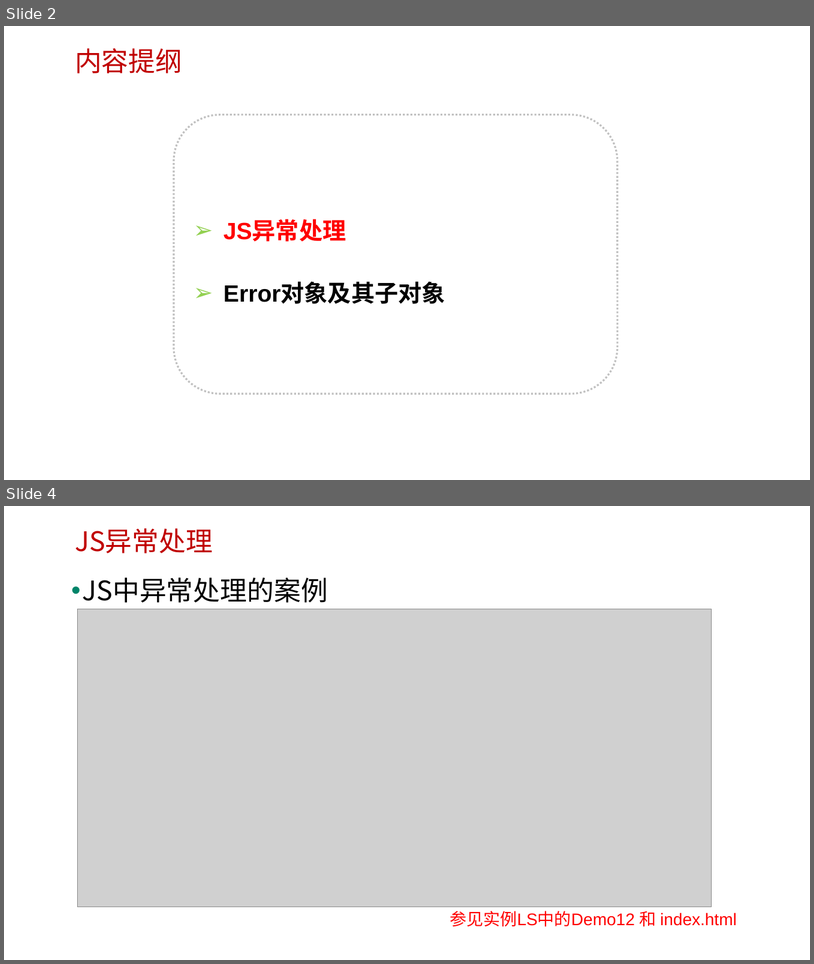
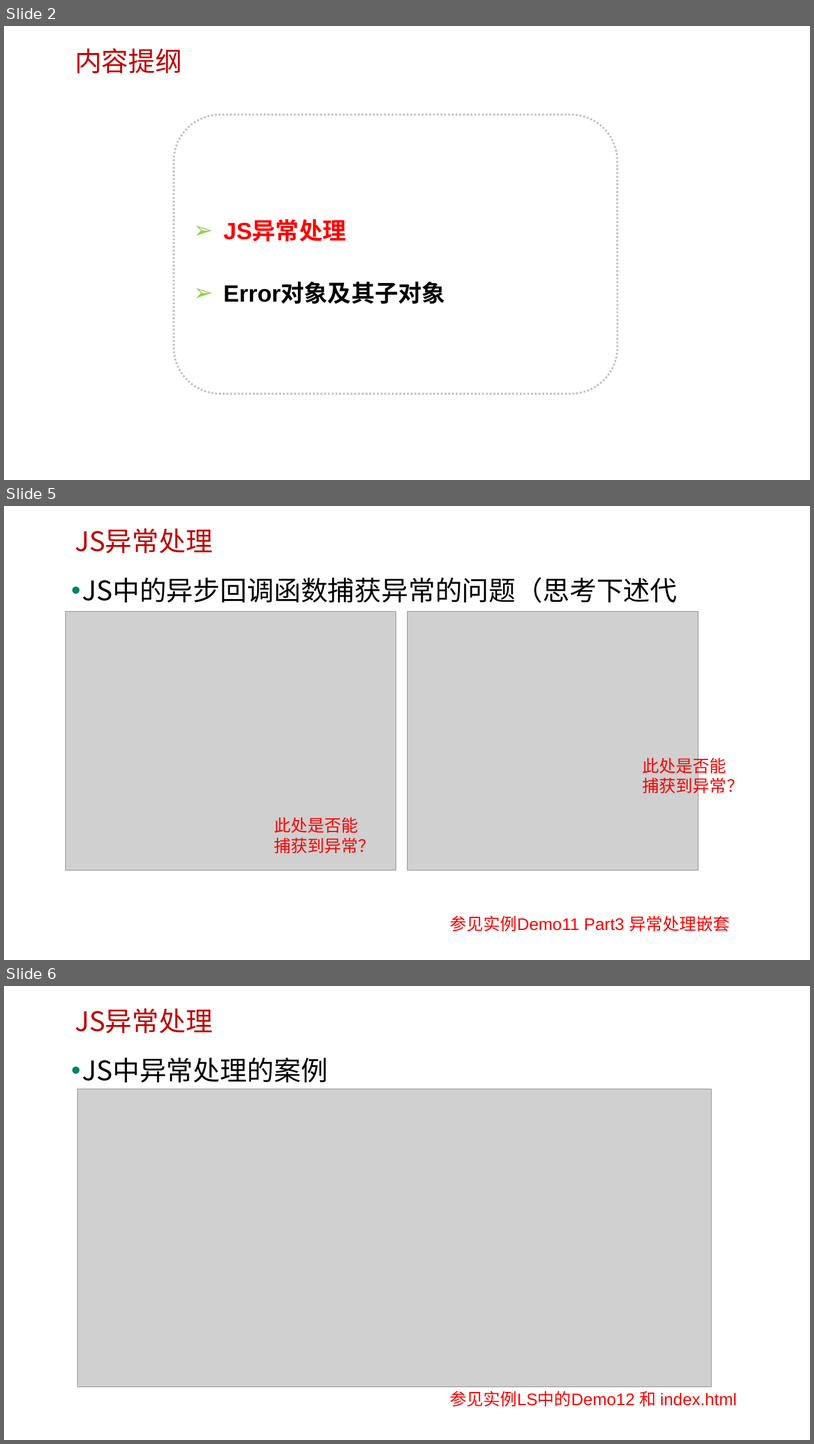
Before and after one commit to edu2act/course-javascript-advanced, a slide deck: 课程PPT/21.JS标准内置对象-构造器（Error）及异常处理.pptx. Shown one above the other, each under a label of ours: slides 2 and 4 before the commit, slides 2, 5 and 6 after it; the slides between them are not shown. The pictures are 814x964 and 814x1444 pixels, drawn with LibreOffice and Linux fonts; fonts in the diff are those of the drawing; grey boxes stand for pictures; background and template pictures are left out. Boxes give left, top, right and bottom in pixels: in the first picture for what was removed or moved away, otherwise in the second. Text is boxed around its words. In the diff, an @@ line names an element or a change of style, - is before the commit and + after.

```diff
--- a/课程PPT/21.JS标准内置对象-构造器（Error）及异常处理.pptx
+++ b/课程PPT/21.JS标准内置对象-构造器（Error）及异常处理.pptx
@@ slide 5 added at [4,506,810,960], background picture (left out) @@
@@ text added at [75,528,213,553], 32 pt, text #C00000 @@
+JS异常处理
@@ text added at [83,577,678,603], 32 pt, text #000000 @@
+• JS中的异步回调函数捕获异常的问题（思考下述代码）
@@ picture added at [66,611,396,870] @@
@@ picture added at [408,611,699,870] @@
@@ text added at [643,755,744,796], 20 pt, text #FF0000 @@
+此处是否能
+捕获到异常？
@@ text added at [275,817,375,853], 20 pt, text #FF0000 @@
+此处是否能
+捕获到异常？
@@ text added at [450,915,730,931], 20 pt, text #FF0000 @@
+参见实例Demo11 Part3 异常处理嵌套
@@ what was slide 4 is now slide 6 @@
```
Also in this commit, not shown: 3 slides changed, 1 other slide added, 3 other files.
